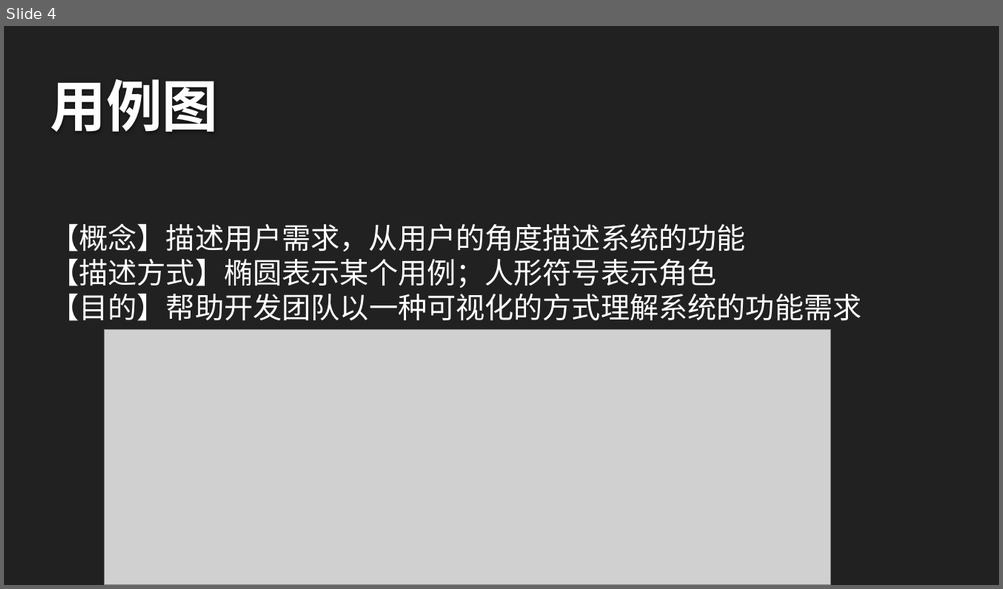
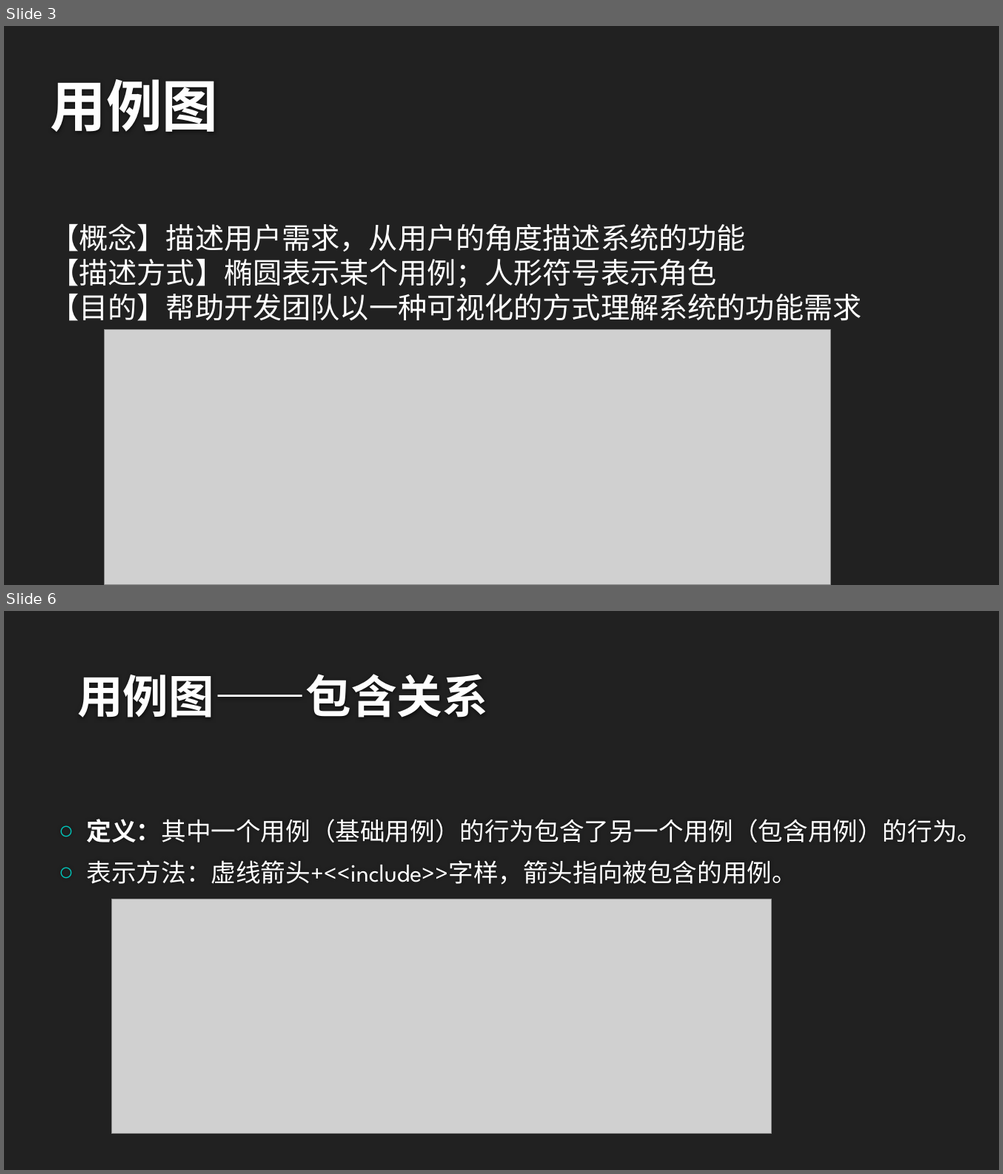
Before and after one commit to twn422/PRD2017, a slide deck: PRD-2017-G24/STW/非受控文件/翻转课堂作业/UML基础1/UML基础Ⅰ.pptx. Shown one above the other, each under a label of ours: slide 4 before the commit, slides 3 and 6 after it; the slides between them are not shown. The pictures are 1003x589 and 1003x1174 pixels, drawn with LibreOffice and Linux fonts; fonts in the diff are those of the drawing; grey boxes stand for pictures; background and template pictures are left out. Boxes give left, top, right and bottom in pixels: in the first picture for what was removed or moved away, otherwise in the second. Text is boxed around its words. In the diff, an @@ line names an element or a change of style, - is before the commit and + after.

```diff
--- a/PRD-2017-G24/STW/非受控文件/翻转课堂作业/UML基础1/UML基础Ⅰ.pptx
+++ b/PRD-2017-G24/STW/非受控文件/翻转课堂作业/UML基础1/UML基础Ⅰ.pptx
@@ slide 6 added at [4, 611, 999, 1170], background #212121 @@
@@ title added at [77, 674, 488, 718], 44 pt, text #FEFEFE, bold @@
+用例图——包含关系
@@ text added at [87, 819, 982, 885], 24 pt, text #FFFFFF @@
+○ 定义：其中一个用例（基础用例）的行为包含了另一个用例（包含用例）的行为。
+○ 表示方法：虚线箭头+<<include>>字样，箭头指向被包含的用例。
@@ picture added at [111, 900, 771, 1135] @@
@@ what was slide 4 is now slide 3 @@
```
Also in this commit, not shown: 3 slides changed, 18 other slides added, 15 slides removed, 1 other file.
